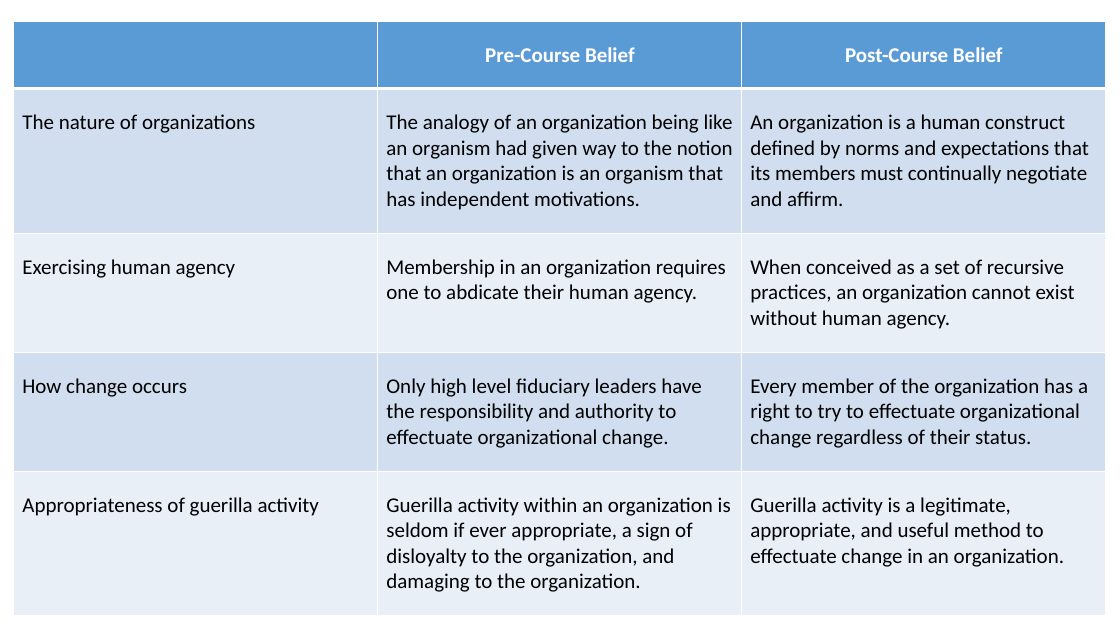
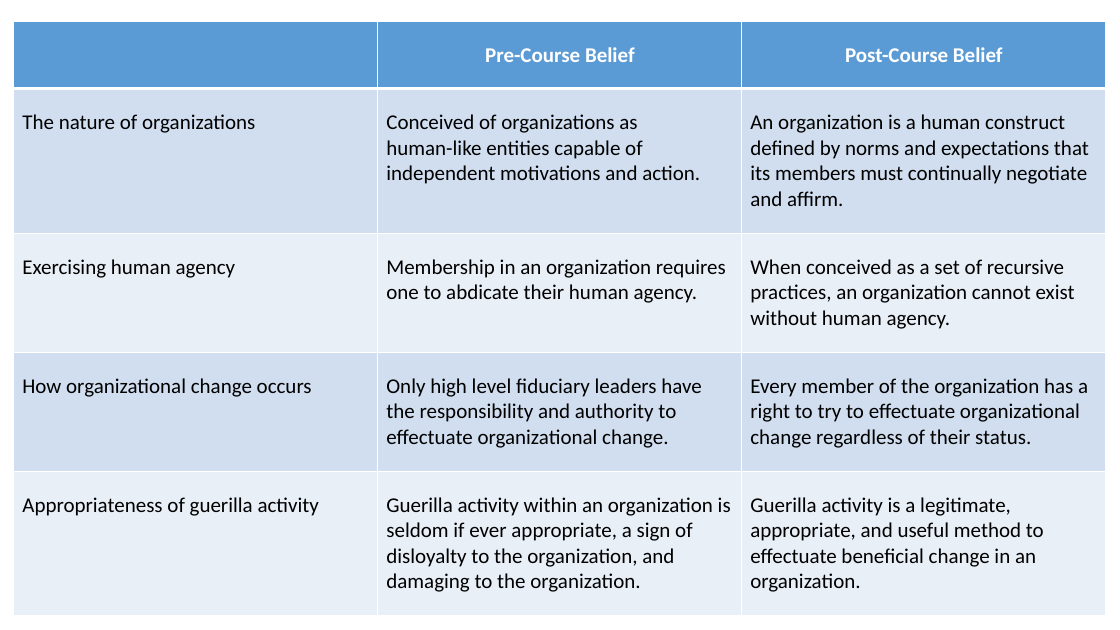
Before and after one commit to SLU-Courses-Townes/POLS6320, a slide deck: slide 2 of FinalPaper/Townes_POLS6320_2020_Spring_FinalPaper_Presentation_v00.pptx. Drawn at 1120x630 pixels with LibreOffice and Linux fonts; fonts in the diff are those of the drawing. Boxes give left, top, right and bottom in pixels: in the first picture for what was removed or moved away, otherwise in the second. Text is boxed around its words. In the diff, an @@ line names an element or a change of style, - is before the commit and + after.

Commit message:
Changes to presentation slides on organization dysfunction

```diff
--- a/FinalPaper/Townes_POLS6320_2020_Spring_FinalPaper_Presentation_v00.pptx
+++ b/FinalPaper/Townes_POLS6320_2020_Spring_FinalPaper_Presentation_v00.pptx
@@ table at box(14, 21, 1106, 609) @@
-row 2, column 2: The analogy of an organization being like an organism had given way to the notion that an organization is an organism that has independent motivations.
+row 2, column 2: Conceived of organizations as human-like entities capable of independent motivations and action.
-row 4, column 1: How change occurs
+row 4, column 1: How organizational change occurs
-row 5, column 3: Guerilla activity is a legitimate, appropriate, and useful method to effectuate change in an organization.
+row 5, column 3: Guerilla activity is a legitimate, appropriate, and useful method to effectuate beneficial change in an organization.
```
Also in this commit, not shown: 4 other slides changed.
